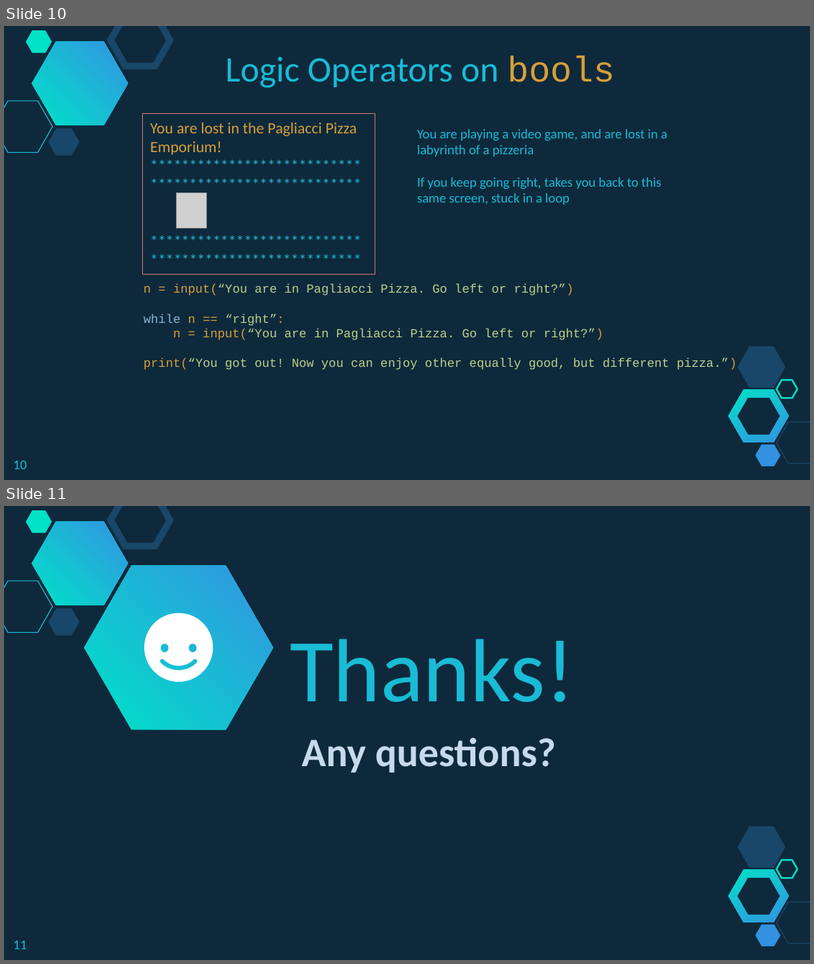
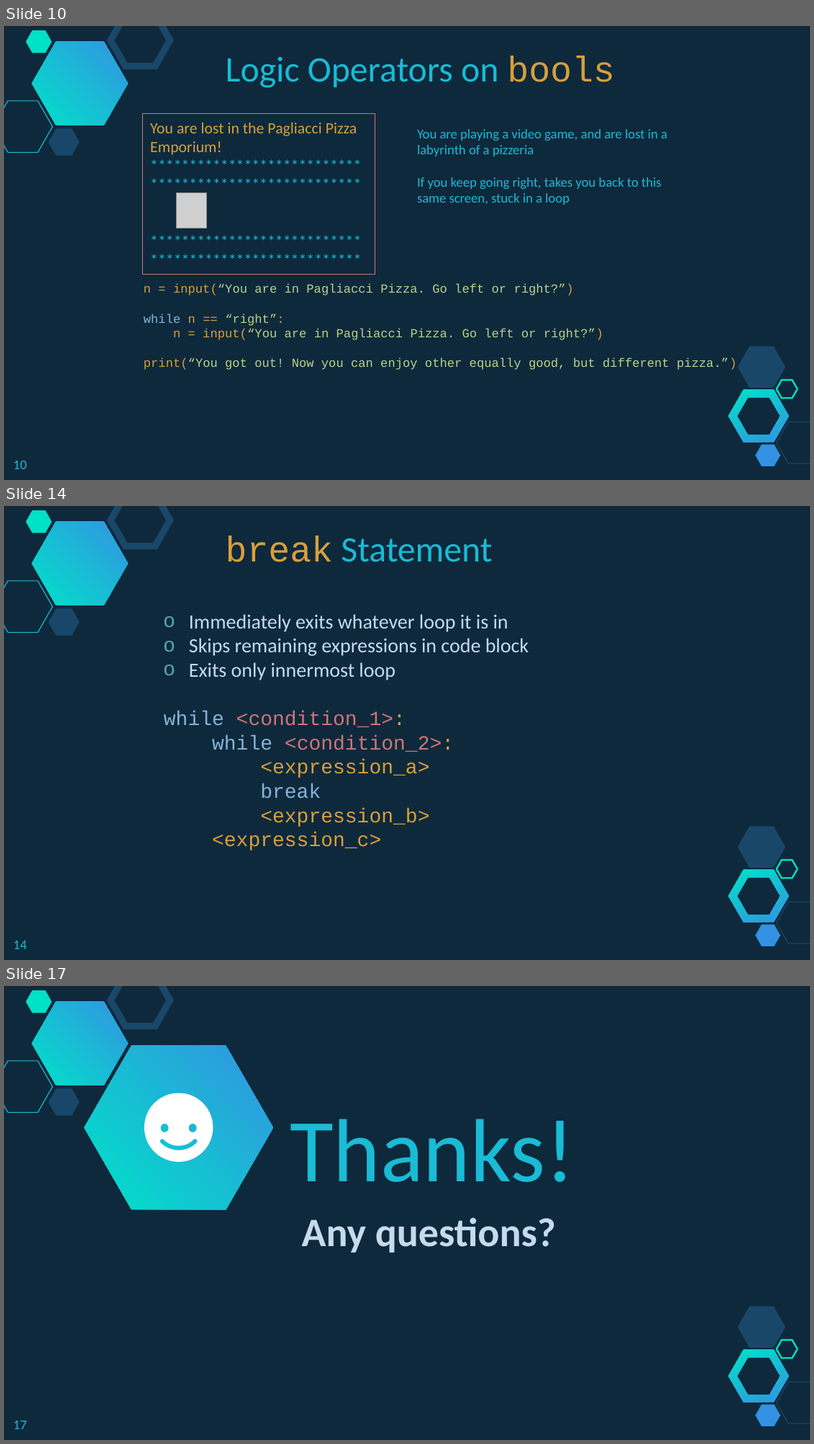
Before and after one commit to branhoff/python_class_101, a slide deck: lecture_slides/6_Python Lesson - Control Flow - While and For Loops.pptx. Shown one above the other, each under a label of ours: slides 10 and 11 before the commit, slides 10, 14 and 17 after it; the slides between them are not shown. The pictures are 814x964 and 814x1444 pixels, drawn with LibreOffice and Linux fonts; fonts in the diff are those of the drawing; grey boxes stand for pictures. Boxes give left, top, right and bottom in pixels: in the first picture for what was removed or moved away, otherwise in the second. Text is boxed around its words. In the diff, an @@ line names an element or a change of style, - is before the commit and + after.

```diff
--- a/lecture_slides/6_Python Lesson - Control Flow - While and For Loops.pptx
+++ b/lecture_slides/6_Python Lesson - Control Flow - While and For Loops.pptx
@@ slide 14 added at [4,506,810,960], background #0E293C; not listed: 10 template elements that a slide beside it also shows @@
@@ text added at [226,536,492,562], 32 pt, text #19BBD5 @@
+break Statement
@@ text added at [164,614,529,850], 18 pt, text #C6DAEC @@
+o Immediately exits whatever loop it is in
+o Skips remaining expressions in code block
+o Exits only innermost loop
+while <condition_1>:
+while <condition_2>:
+<expression_a>
+break
+<expression_b>
+<expression_c>
@@ page number added at [13,940,27,949], 12 pt, text #19BBD5 @@
+14
@@ what was slide 11 is now slide 17 @@
@@ page number at [13,1420,27,1429]: text changed @@
-11
+17
```
Also in this commit, not shown: 5 other slides added, 15 slides removed, 11 other files.
